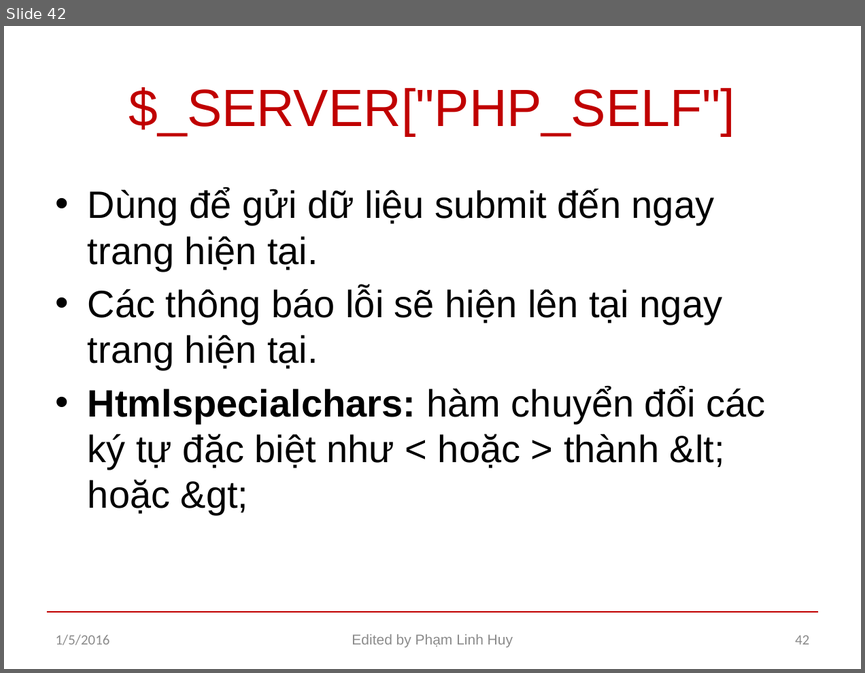
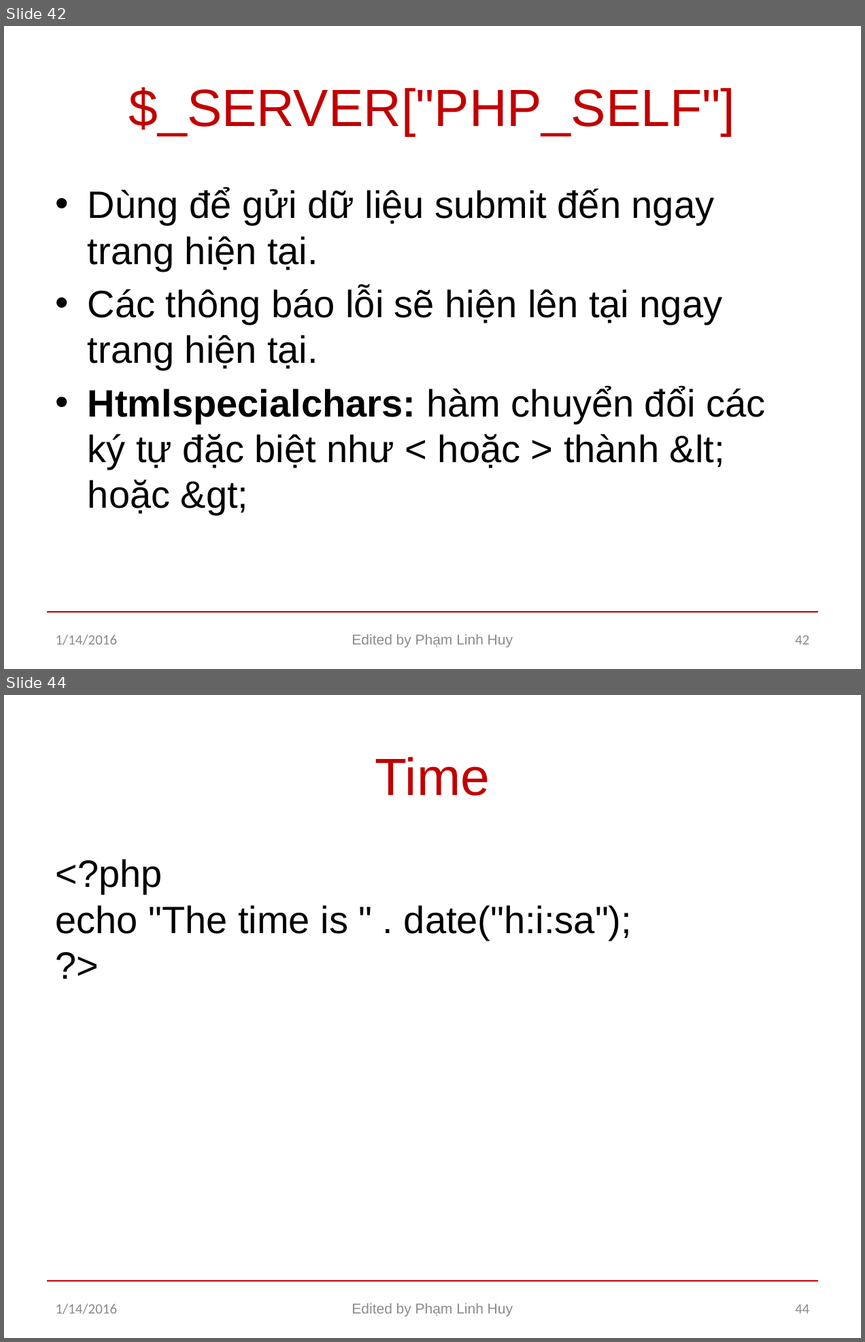
Before and after one commit to larryphamhuy/caodangnghe, a slide deck: PHP.pptx. Shown one above the other, each under a label of ours: slide 42 before the commit, slides 42 and 44 after it; the slides between them are not shown. The pictures are 865x673 and 865x1342 pixels, drawn with LibreOffice and Linux fonts; fonts in the diff are those of the drawing. Boxes give left, top, right and bottom in pixels: in the first picture for what was removed or moved away, otherwise in the second. Text is boxed around its words. In the diff, an @@ line names an element or a change of style, - is before the commit and + after.

```diff
--- a/PHP.pptx
+++ b/PHP.pptx
@@ slide 44 added at box(4, 695, 861, 1338), background #FFFFFF; not listed: 1 template element that a slide beside it also shows @@
@@ title added at box(375, 757, 490, 796), 44 pt, text #C00000 @@
+Time
@@ text added at box(56, 859, 632, 940), 32 pt, text #000000 @@
+<?php
+echo "The time is " . date("h:i:sa");
+?>
@@ text added at box(56, 1303, 118, 1314), 12 pt, text #8C8C8C @@
+1/14/2016
@@ text added at box(351, 1303, 513, 1316), 12 pt, text #8C8C8C @@
+Edited by Phạm Linh Huy
@@ page number added at box(795, 1304, 809, 1313), 12 pt, text #8C8C8C @@
+44
@@ slide 42 changed as well @@
@@ text at box(56, 634, 118, 645): text changed @@
-1/5/2016
+1/14/2016
```
Also in this commit, not shown: 41 other slides changed, 4 other slides added, 3 other files.
